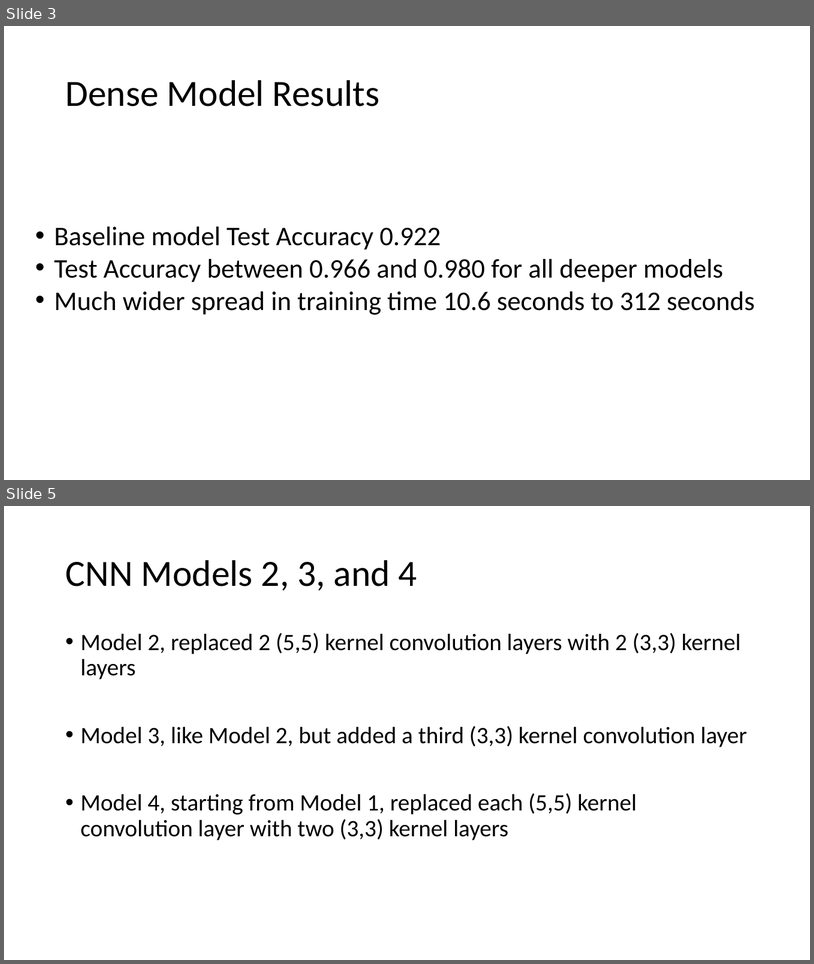
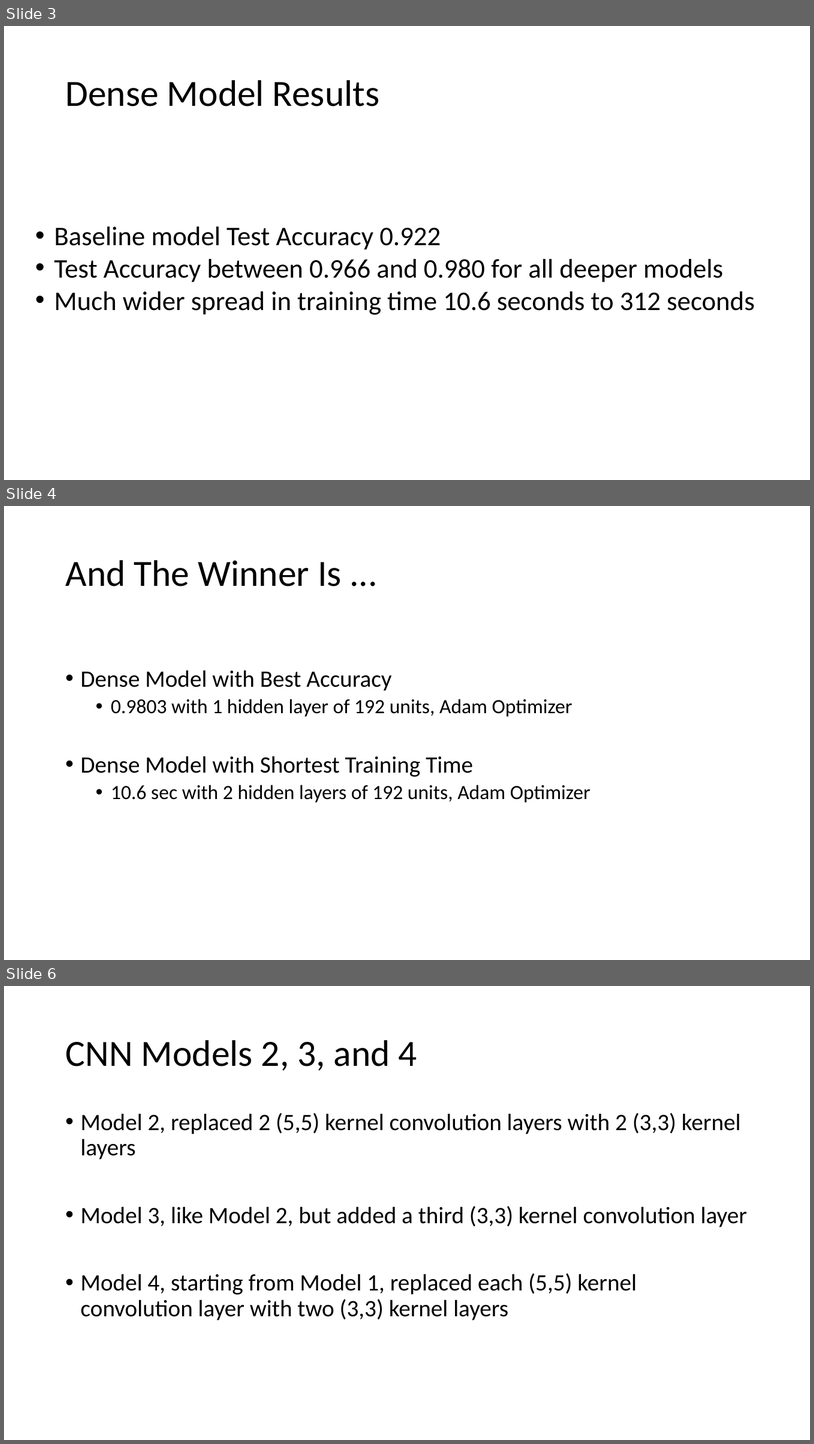
Before and after one commit to albert-kepner/Week6_DL_FinalProject, a slide deck: DTSA 5011 Introduction to Deep Learning Final Project.pptx. Shown one above the other, each under a label of ours: slides 3 and 5 before the commit, slides 3, 4 and 6 after it; the slides between them are not shown. The pictures are 814x964 and 814x1444 pixels, drawn with LibreOffice and Linux fonts; fonts in the diff are those of the drawing. Boxes give left, top, right and bottom in pixels: in the first picture for what was removed or moved away, otherwise in the second. Text is boxed around its words. In the diff, an @@ line names an element or a change of style, - is before the commit and + after.

```diff
--- a/DTSA 5011 Introduction to Deep Learning Final Project.pptx
+++ b/DTSA 5011 Introduction to Deep Learning Final Project.pptx
@@ slide 4 added at <box>4,506,810,960</box>, background #FFFFFF @@
@@ title added at <box>65,560,342,586</box>, 44 pt, text #000000 @@
+And The Winner Is ...
@@ text added at <box>81,670,591,802</box>, 24 pt, text #000000 @@
+• Dense Model with Best Accuracy
+  • 0.9803 with 1 hidden layer of 192 units, Adam Optimizer
+• Dense Model with Shortest Training Time
+  • 10.6 sec with 2 hidden layers of 192 units, Adam Optimizer
@@ what was slide 5 is now slide 6 @@
```
Also in this commit, not shown: 1 slide changed.
